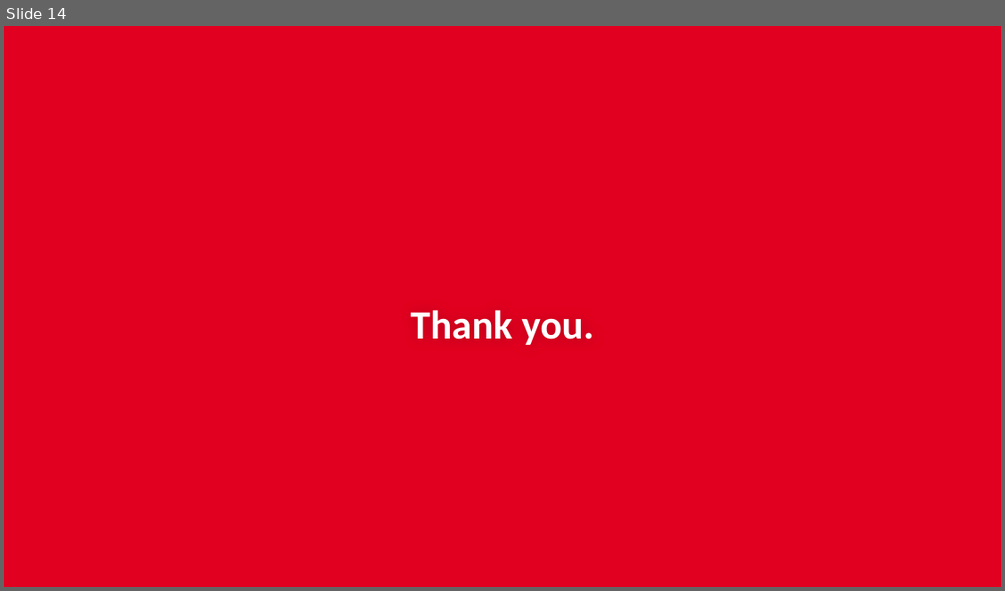
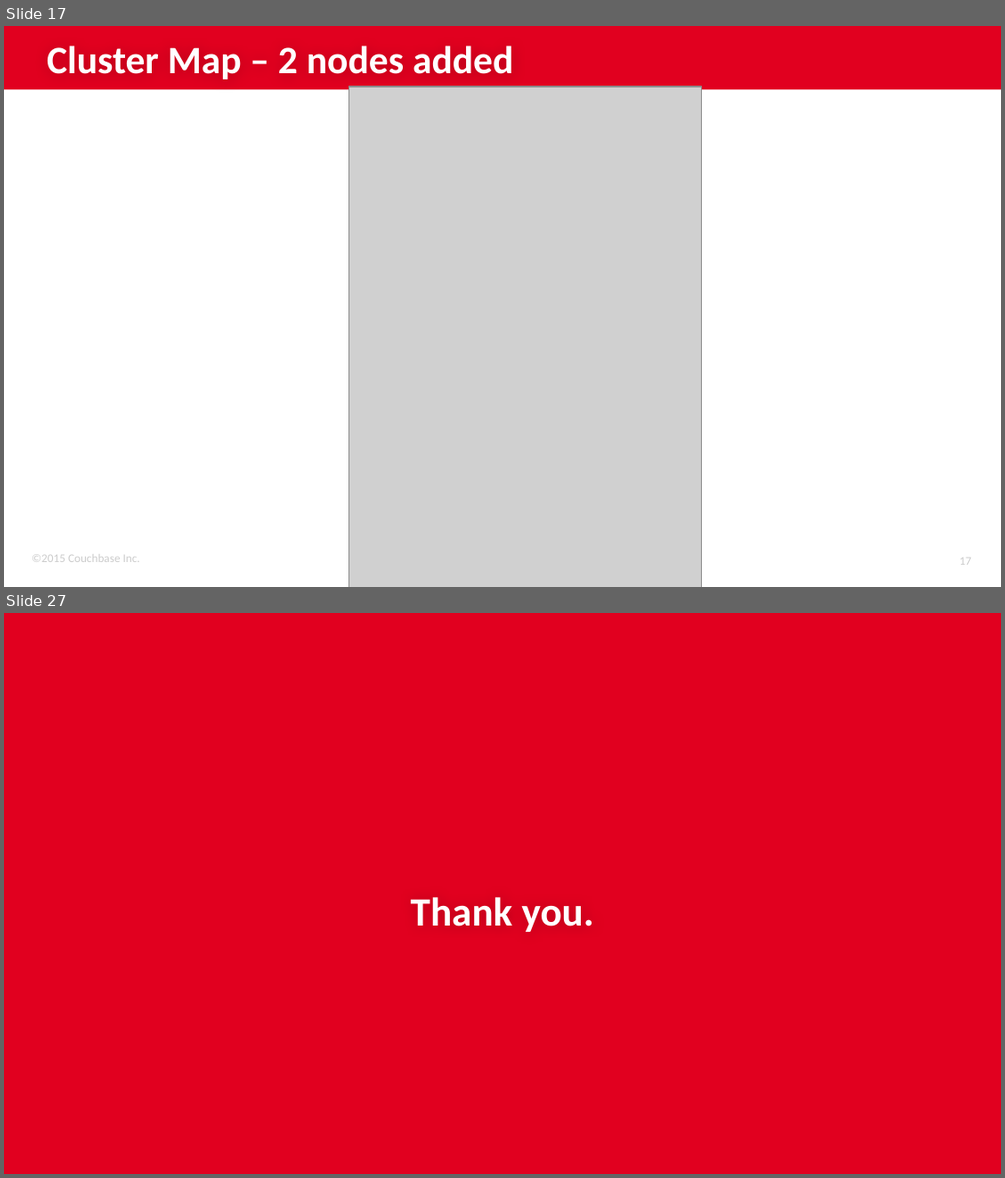
Before and after one commit to subalakr/workshop, a slide deck: server/presentations/Lec-01_Architectural_Overview.pptx. Shown one above the other, each under a label of ours: slide 14 before the commit, slides 17 and 27 after it; the slides between them are not shown. The pictures are 1005x591 and 1005x1178 pixels, drawn with LibreOffice and Linux fonts; fonts in the diff are those of the drawing; grey boxes stand for pictures; background and template pictures are left out. Boxes give left, top, right and bottom in pixels: in the first picture for what was removed or moved away, otherwise in the second. Text is boxed around its words. In the diff, an @@ line names an element or a change of style, - is before the commit and + after.

```diff
--- a/server/presentations/Lec-01_Architectural_Overview.pptx
+++ b/server/presentations/Lec-01_Architectural_Overview.pptx
@@ slide 17 added at (4,26,1001,587), background #FFFFFF @@
@@ rectangle added at (4,26,1001,90), fill #E1001F @@
@@ title added at (47,46,513,79), 28 pt, text #FFFFFF, bold @@
+Cluster Map – 2 nodes added
@@ picture added at (349,87,702,587) @@
@@ text added at (32,555,140,562), 8.5 pt, text #CCCCCC @@
+©2015 Couchbase Inc.
@@ page number added at (959,557,971,564), 8.5 pt, text #CCCCCC @@
+17
@@ what was slide 14 is now slide 27 @@
```
Also in this commit, not shown: 25 other slides added, 14 slides removed, 2 other files.
